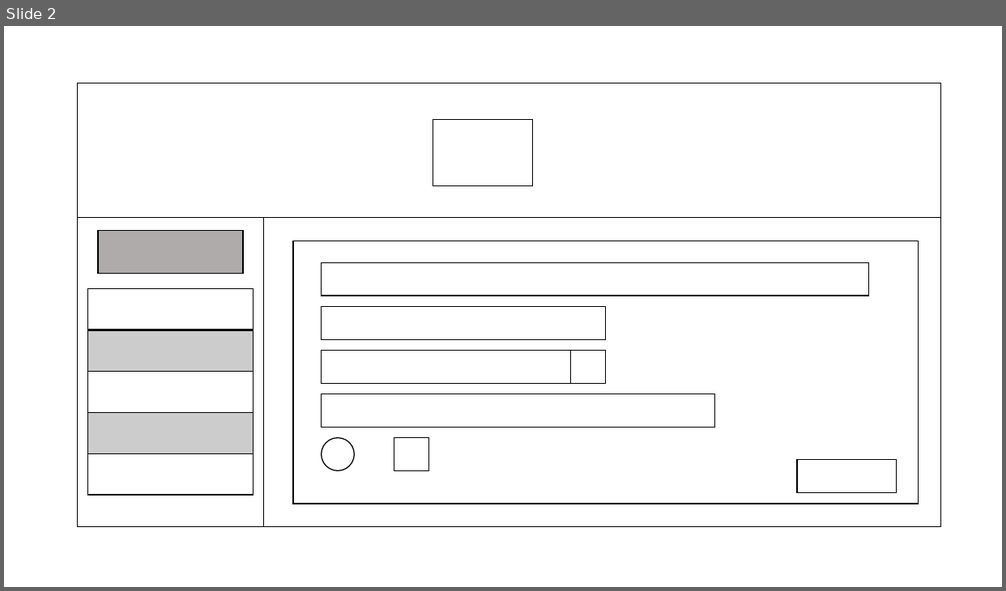
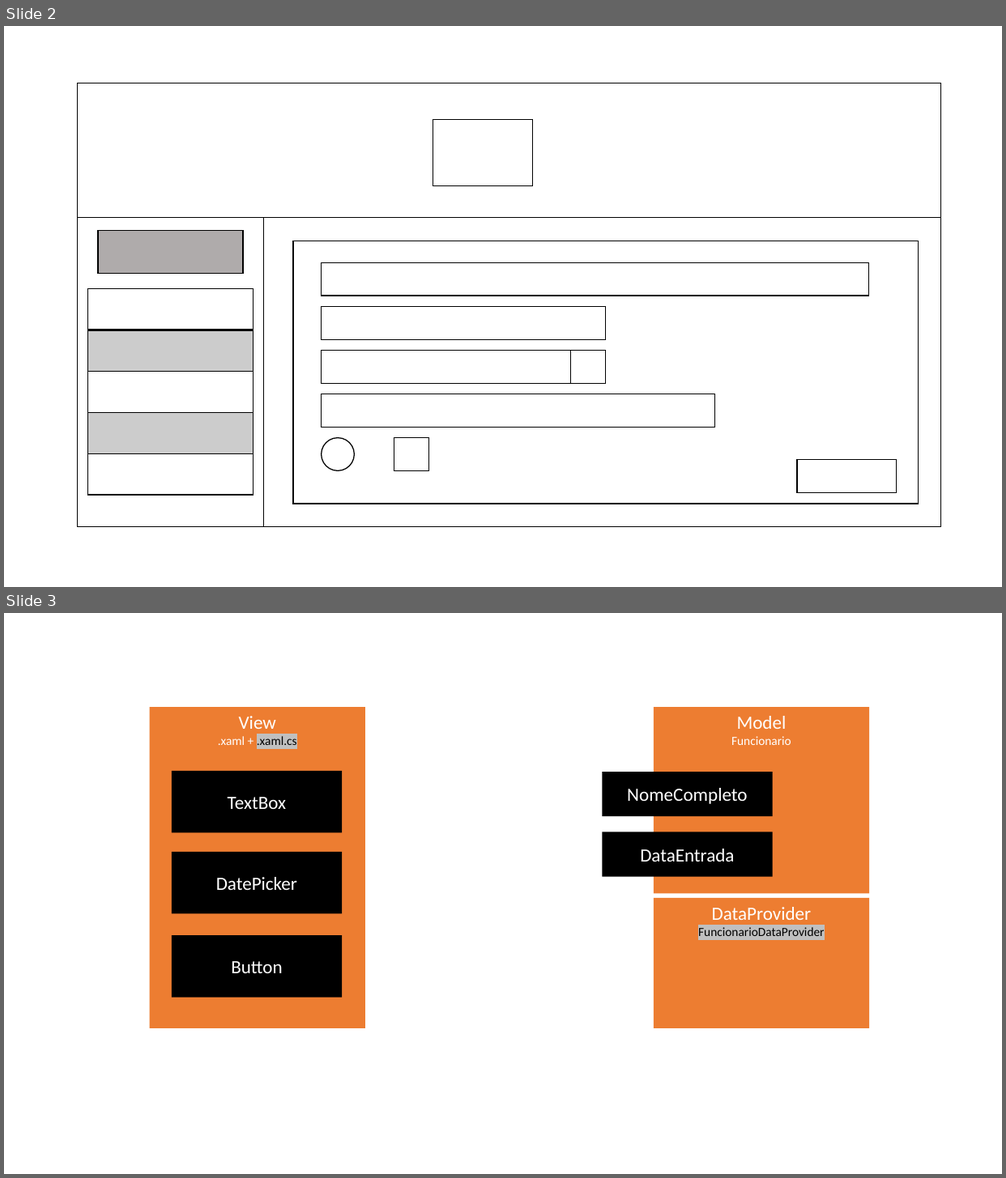
Before and after one commit to thigosilva/gestao_funcionarios_atividade, a slide deck: edu/prototipos/presentation.pptx. Shown one above the other, each under a label of ours: slide 2 before the commit, slides 2 and 3 after it. The pictures are 1006x591 and 1006x1178 pixels, drawn with LibreOffice and Linux fonts; fonts in the diff are those of the drawing. Boxes give left, top, right and bottom in pixels: in the first picture for what was removed or moved away, otherwise in the second. Text is boxed around its words. In the diff, an @@ line names an element or a change of style, - is before the commit and + after.

```diff
--- a/edu/prototipos/presentation.pptx
+++ b/edu/prototipos/presentation.pptx
@@ slide 3 added at <box>4,613,1002,1174</box>, background #FFFFFF @@
@@ rectangle added at <box>149,707,364,1029</box>, fill #ED7D31, 12 pt, text #FFFFFF @@
+View
+.xaml + .xaml.cs
@@ rectangle added at <box>654,707,869,894</box>, fill #ED7D31, 12 pt, text #FFFFFF @@
+Model
+Funcionario
@@ rectangle added at <box>172,771,343,833</box>, fill #000000, 18 pt, text #FFFFFF @@
+TextBox
@@ rectangle added at <box>602,772,773,816</box>, fill #000000, 18 pt, text #FFFFFF @@
+NomeCompleto
@@ rectangle added at <box>172,852,343,914</box>, fill #000000, 18 pt, text #FFFFFF @@
+DatePicker
@@ rectangle added at <box>602,833,773,877</box>, fill #000000, 18 pt, text #FFFFFF @@
+DataEntrada
@@ rectangle added at <box>654,898,869,1029</box>, fill #ED7D31, 12 pt, text #000000 @@
+DataProvider
+FuncionarioDataProvider
@@ rectangle added at <box>172,935,343,998</box>, fill #000000, 18 pt, text #FFFFFF @@
+Button
```
Also in this commit, not shown: 1 other slide added, 15 other files.
